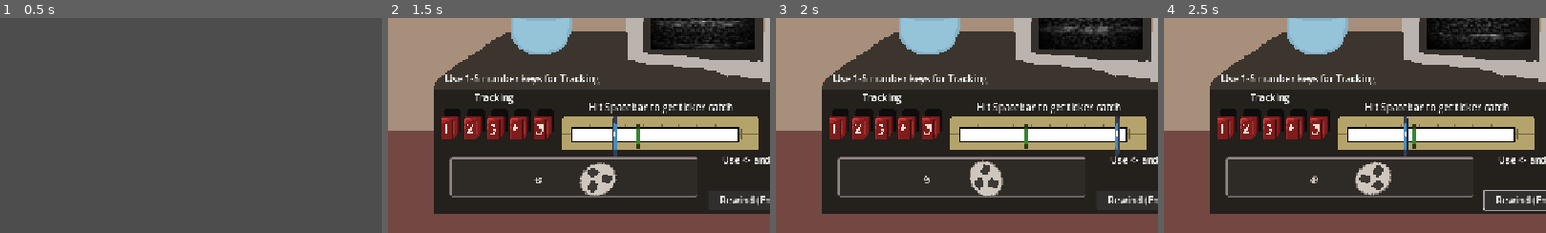
Above: before the commit, frames 1-4 (left to right).
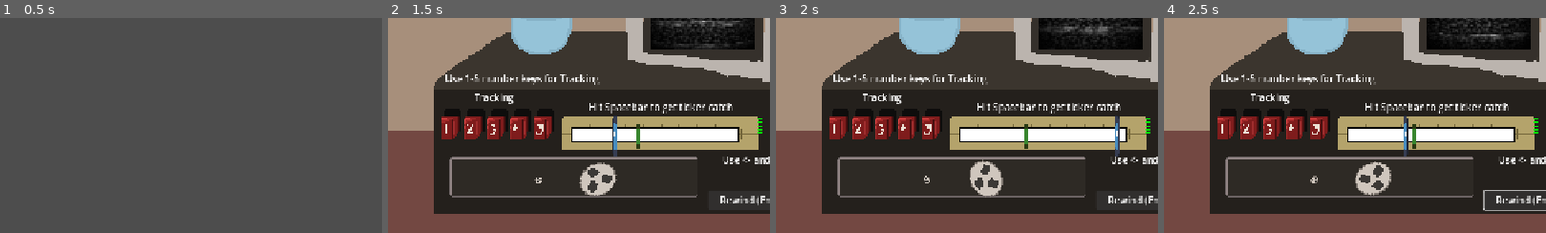
Above: after the commit, the same moments.

Repository: Sleeping-Robot-Games/video-planet
Game: Godot game, scene res://title/title.tscn
The game is run twice, just before and just after one commit, with the same random seed, the same clock (stepped at 60 frames per second) and the same inputs. The engine's default icon, where the game draws it, is replaced by a stand-in: a white triangle on a blue panel in a dark square. Video files are missing from this copy of the repository; at most half a second of black plays in their place.
Inputs:
- Up to frame 1 (0.5 s): no input
- Up to frame 2 (1.5 s): click "Backroom" at 0.5 s; click "Rewind (Enter)" at 1.25 s
- Up to frame 3 (2 s): no input
- Up to frame 4 (2.5 s): click "Rewind (Enter)" at 2 s
The pictures show only the part of the screen within x 31-81%, y 41-91%; the shares and areas given below are measured in that part.

Frame 1 is identical in both runs. In frame 2, less than 0.1% of the frame differs, in the area x 96-98%, y 46-54%; in frame 3, less than 0.1%; in frame 4, less than 0.1%.

Commit message:
adds lives lights to the backroom vcr

Diff:
--- a/backroom/backroom.gd
+++ b/backroom/backroom.gd
@@ -17,6 +17,7 @@
 @onready var rewind_effect: ColorRect = $SubViewportContainer/SubViewport/RewindEffectRect
 @onready var tv_off_screen = $SubViewportContainer/SubViewport/TVOff
 @onready var video_player = $SubViewportContainer/SubViewport/VideoStreamPlayer
+@onready var lives_light_container = $VCR/LivesLightContainer
 
 const DIAL_ROTATE_SPEED = 50.0
 const DIAL_ROTATE_MIN = -100.0
@@ -244,6 +245,8 @@
 	shake_tween.tween_property(vcr, 'position', vcr.position - Vector2(5, 0), .117)
 	shake_tween.tween_property(vcr, 'position', original_position, .117)
 
+	turn_off_next_light()
+
 	if num_of_misses >= VHS_DATA.number_of_failures_before_break:
 		broken_tape.show()
 		fix_tape_button.show()
@@ -300,6 +303,7 @@
 	tv_off_screen.hide()
 	video_player.play()
 	set_rewind_noise()
+	turn_on_live_lights()
 
 	var hitzone_scale_tween = create_tween()
 	hitzone_scale_tween.tween_property(hitzone, 'scale', Vector2(hitzone_scale_lookup[2], .328), 1)
@@ -319,8 +323,8 @@
 	tv_off_screen.hide()
 	video_player.play()
 	set_rewind_noise()
-	#var tv_state_tween = create_tween()
-	#tv_state_tween.tween_property(tv, 'modulate', track_setting_tv_lookup[current_ideal_track_setting], 1)
+	turn_on_live_lights()
+
 
 func next_vhs_phase():
 	successful_hits = 0
@@ -390,3 +394,18 @@
 
 	# Apply change
 	noise_tex.noise = noise
+
+func turn_off_next_light():
+	var lives_lights = lives_light_container.get_children()
+	lives_lights.reverse()
+	for light in lives_lights:
+		if light.color == Color.GREEN:
+			light.color = Color.BLACK
+			break
+
+func turn_on_live_lights():
+	var index = 0
+	for light in lives_light_container.get_children():
+		index += 1
+		if index <= VHS_DATA.number_of_failures_before_break:
+			light.color = Color.GREEN
--- a/backroom/backroom.tscn
+++ b/backroom/backroom.tscn
@@ -419,6 +419,37 @@
 &"": SubResource("AnimationLibrary_4h6lf")
 }
 
+[node name="LivesLightContainer" type="VBoxContainer" parent="VCR"]
+offset_left = 1018.0
+offset_top = 462.0
+offset_right = 1027.0
+offset_bottom = 488.0
+
+[node name="LivesLight" type="ColorRect" parent="VCR/LivesLightContainer"]
+custom_minimum_size = Vector2(0, 2.5)
+layout_mode = 2
+color = Color(0, 0, 0, 1)
+
+[node name="LivesLight2" type="ColorRect" parent="VCR/LivesLightContainer"]
+custom_minimum_size = Vector2(0, 2.5)
+layout_mode = 2
+color = Color(0, 0, 0, 1)
+
+[node name="LivesLight3" type="ColorRect" parent="VCR/LivesLightContainer"]
+custom_minimum_size = Vector2(0, 2.5)
+layout_mode = 2
+color = Color(0, 0, 0, 1)
+
+[node name="LivesLight4" type="ColorRect" parent="VCR/LivesLightContainer"]
+custom_minimum_size = Vector2(0, 2.5)
+layout_mode = 2
+color = Color(0, 0, 0, 1)
+
+[node name="LivesLight5" type="ColorRect" parent="VCR/LivesLightContainer"]
+custom_minimum_size = Vector2(0, 2.5)
+layout_mode = 2
+color = Color(0, 0, 0, 1)
+
 [node name="TV" type="Node2D" parent="."]
 
 [node name="Sprite2D" type="Sprite2D" parent="TV"]
